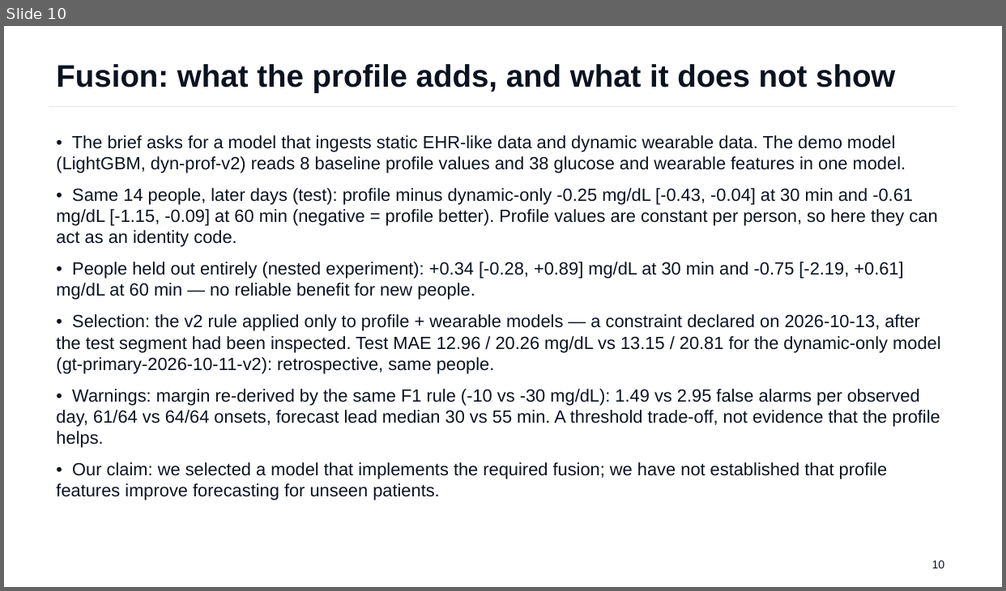
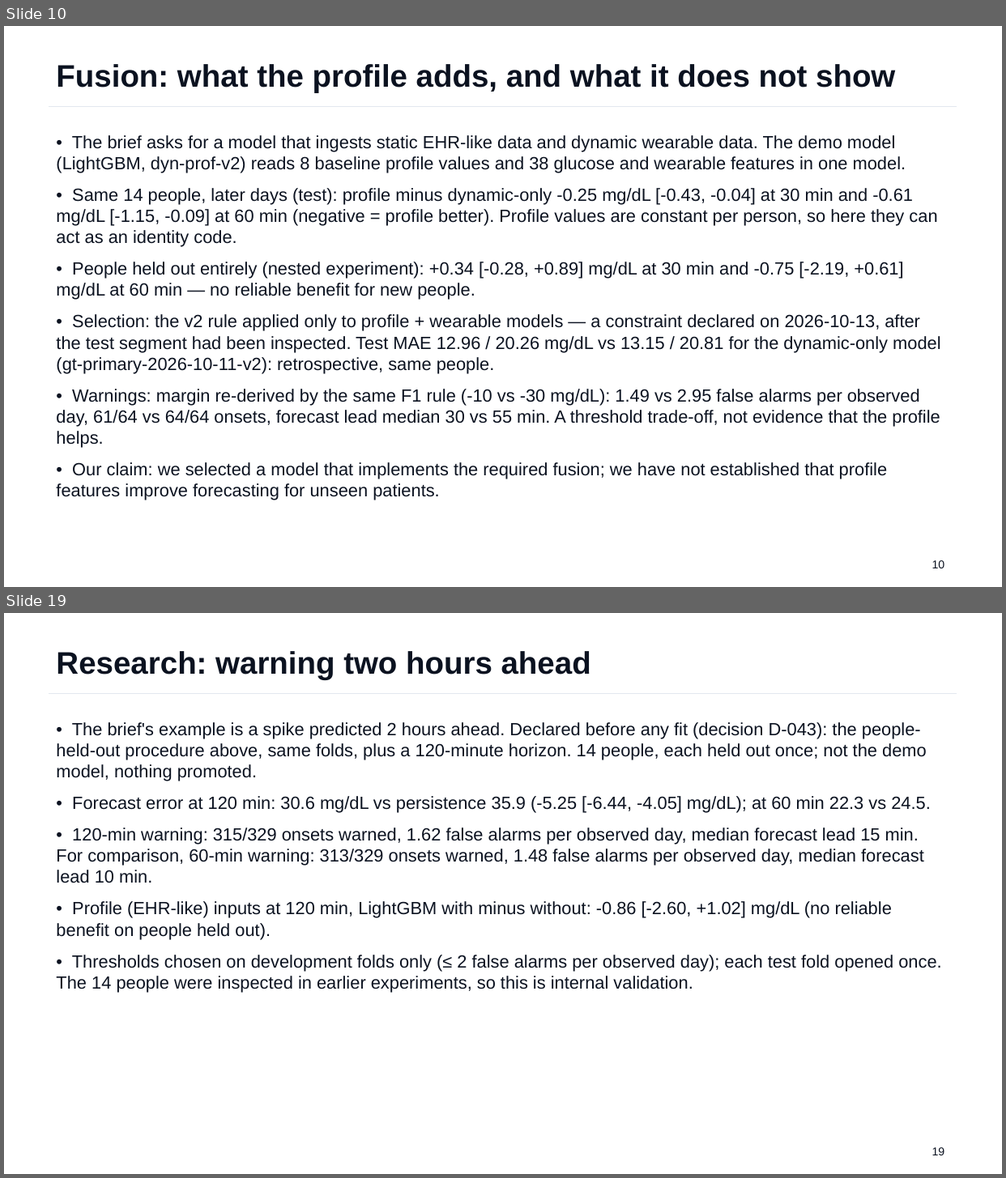
Before and after one commit to Avi36005/DigitalTwin-Challenge-Kryptonite, a slide deck: docs/submission/GlucoTwin_Presentation.pptx. Shown one above the other, each under a label of ours: slide 10 before the commit, slides 10 and 19 after it; the slides between them are not shown. The pictures are 1006x591 and 1006x1178 pixels, drawn with LibreOffice and Linux fonts; fonts in the diff are those of the drawing. Boxes give left, top, right and bottom in pixels: in the first picture for what was removed or moved away, otherwise in the second. Text is boxed around its words. In the diff, an @@ line names an element or a change of style, - is before the commit and + after.

Commit message:
research: two-hour benchmark results; deck, README and demo script updated
gt-2h-2026-10-20 (D-043), assessed once on people held out: the rule's choice (CGM-only Ridge or LightGBM per fold)
reached 30.6 mg/dL MAE at 120 min vs 35.9 for persistence (better for 14 of 14); the 120-minute warning caught 315
of 329 onsets at 1.62 false alarms per observed day with a median forecast lead of 15 min (IQR 5-65); ranges covered
76.5 % against 80 %. Profile (EHR-like) inputs again showed no reliable benefit at 120 min. Online/offline parity of
the packaged candidate passed. Nothing promoted; the demo model is unchanged.

README: a labelled two-hour row in Results at a glance and the 120-minute profile result in the fusion section.
Deck (23 slides): new "Safety guardrails built into the twin" (13) and "Research: warning two hours ahead" (19),
generated from the saved summary. Presentation outline renumbered. Demo script rewritten demo-first: about 12
minutes in the live app, including the guardrails readout, and about 8 minutes of slides.

```diff
--- a/docs/submission/GlucoTwin_Presentation.pptx
+++ b/docs/submission/GlucoTwin_Presentation.pptx
@@ slide 19 added at (4, 613, 1002, 1174), background #FFFFFF @@
@@ text added at (56, 651, 591, 680), 30 pt, text #0B1220, bold @@
+Research: warning two hours ahead
@@ line added from (49, 694) to (957, 694), #E3E8EF 0.75 pt @@
@@ text added at (56, 722, 941, 993), 17 pt, text #0B1220 @@
+• The brief's example is a spike predicted 2 hours ahead. Declared before any fit (decision D-043): the people-held-out procedure above, same folds, plus a 120-minute horizon. 14 people, each held out once; not the demo model, nothing promoted.
+• Forecast error at 120 min: 30.6 mg/dL vs persistence 35.9 (-5.25 [-6.44, -4.05] mg/dL); at 60 min 22.3 vs 24.5.
+• 120-min warning: 315/329 onsets warned, 1.62 false alarms per observed day, median forecast lead 15 min. For comparison, 60-min warning: 313/329 onsets warned, 1.48 false alarms per observed day, median forecast lead 10 min.
+• Profile (EHR-like) inputs at 120 min, LightGBM with minus without: -0.86 [-2.60, +1.02] mg/dL (no reliable benefit on people held out).
+• Thresholds chosen on development folds only (≤ 2 false alarms per observed day); each test fold opened once. The 14 people were inspected in earlier experiments, so this is internal validation.
@@ text added at (932, 1148, 945, 1156), 11 pt, text #0B1220 @@
+19
```
Also in this commit, not shown: 10 slides changed, 1 other slide added, 9 other files.
